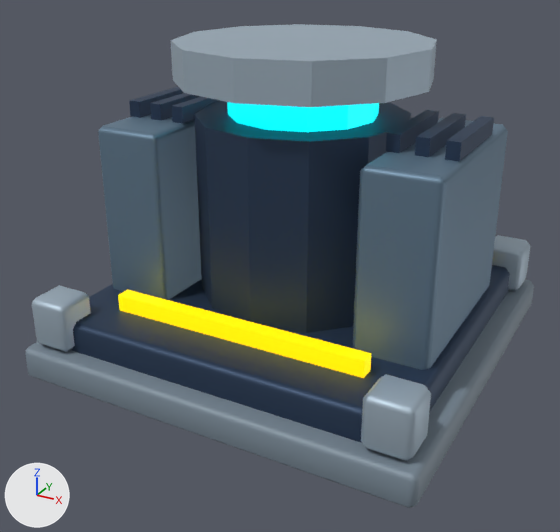
What one commit did to the glTF model assets/models/generator.glb.
Camera for both pictures: a camera (50 mm lens) standing at (2.34, -4.57, 2.84) and looking at (-0.05, -0.23, 0.68). Lighting does not change. The marker at lower left points along +X, +Y and +Z. The first picture is the older version.

The older version as bpy lines, for what is in view:
```python
ob_cooling_fin_001 = bpy.data.objects.new('Cooling fin.001', me_cube_057)
ob_cooling_fin_001.location = (-0.95, 0.0, 1.68)
ob_cooling_fin_002 = bpy.data.objects.new('Cooling fin.002', me_cube_058)
ob_cooling_fin_002.location = (-0.77, 0.0, 1.68)
ob_cooling_fin_003 = bpy.data.objects.new('Cooling fin.003', me_cube_060)
ob_cooling_fin_003.location = (0.77, 0.0, 1.68)
ob_cooling_fin_004 = bpy.data.objects.new('Cooling fin.004', me_cube_061)
ob_cooling_fin_004.location = (0.95, 0.0, 1.68)
ob_cooling_fin_005 = bpy.data.objects.new('Cooling fin.005', me_cube_062)
ob_cooling_fin_005.location = (1.13, 0.0, 1.68)
ob_corner_lock_002 = bpy.data.objects.new('Corner lock.002', me_cube_053)
ob_corner_lock_002.location = (1.19, 1.19, 0.42)
ob_flux_vessel = bpy.data.objects.new('Flux vessel', me_cylinder_004)
ob_flux_vessel.location = (0.0, 0.0, 1.0)
ob_foundation = bpy.data.objects.new('Foundation', me_cube_047)
ob_foundation.location = (0.0, 0.0, 0.12)
ob_undercarriage = bpy.data.objects.new('Undercarriage', me_cube_048)
ob_undercarriage.location = (0.0, 0.0, 0.32)
# also in view: 'Cooling pack.001' at (0.95, 0.0, 1.0); 'Copper bus.001' at (0.0, -0.9, 0.5); 'Reactor cap' at (0.0, 0.0, 2.05); 'Cooling pack' at (-0.95, 0.0, 1.0); 'Corner lock.001' at (-1.19, -1.19, 0.42)
```
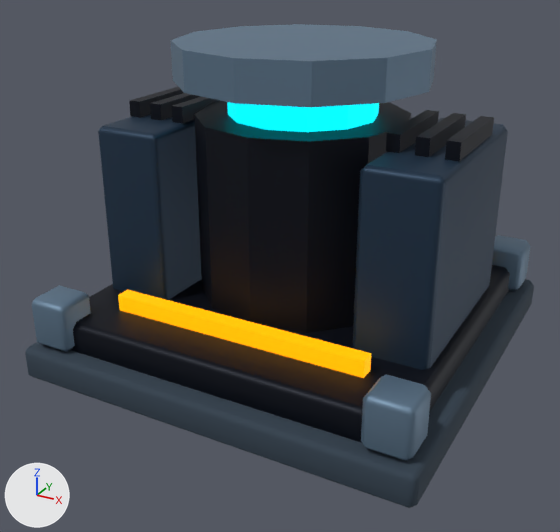
Where the change shows, as pixel boxes [x1, y1, x2, y2] in the pictures (560 x 532 px):
```json
{"object": "Flux vessel", "change": "recoloured", "before": [194, 101, 411, 333], "after": [194, 101, 411, 333], "on screen": "dark blue to black"}
{"object": "Cooling pack.001", "change": "recoloured", "before": [353, 118, 508, 370], "after": [353, 118, 508, 370], "on screen": "blue to dark blue"}
{"object": "Foundation", "change": "recoloured", "before": [25, 279, 534, 508], "after": [25, 279, 534, 508], "on screen": "greyish blue to dark blue"}
{"object": "Undercarriage", "change": "recoloured", "before": [71, 265, 510, 443], "after": [71, 265, 510, 443], "on screen": "darker"}
{"object": "Reactor cap", "change": "recoloured", "before": [171, 24, 437, 108], "after": [171, 24, 437, 108], "on screen": "light grey to blue"}
{"object": "Cooling pack", "change": "recoloured", "before": [98, 114, 202, 300], "after": [98, 114, 202, 300], "on screen": "blue to dark blue"}
{"object": "Copper bus.001", "change": "recoloured", "before": [118, 289, 371, 378], "after": [118, 289, 371, 378]}
{"object": "Corner lock.003", "change": "recoloured", "before": [361, 374, 431, 461], "after": [361, 374, 431, 461], "on screen": "darker"}
{"object": "Corner lock.001", "change": "recoloured", "before": [32, 285, 91, 352], "after": [32, 285, 91, 352], "on screen": "darker"}
{"object": "Corner lock.002", "change": "recoloured", "before": [492, 235, 531, 291], "after": [492, 235, 531, 291], "on screen": "darker"}
{"object": "Cooling fin.005", "change": "recoloured", "before": [445, 116, 494, 161], "after": [445, 116, 494, 161], "on screen": "dark blue to black"}
{"object": "Cooling fin.004", "change": "recoloured", "before": [415, 113, 466, 157], "after": [415, 113, 466, 157], "on screen": "dark blue to black"}
{"object": "Cooling fin.003", "change": "recoloured", "before": [386, 110, 439, 153], "after": [386, 110, 439, 153], "on screen": "dark blue to black"}
{"object": "Cooling fin.002", "change": "recoloured", "before": [172, 97, 220, 123], "after": [172, 97, 220, 123], "on screen": "darker"}
{"object": "Cooling fin", "change": "recoloured", "before": [129, 87, 184, 118], "after": [129, 87, 184, 118], "on screen": "dark blue to black"}
{"object": "Cooling fin.001", "change": "recoloured", "before": [150, 93, 201, 120], "after": [150, 93, 201, 120], "on screen": "dark blue to black"}
```

Edits to the scene script, one JSON object a line:
```json
{"op": "set", "path": "mat_concrete.base_color", "old": "(0.204, 0.263, 0.318)", "new": "(0.0343, 0.0561, 0.0823)", "note": "greyish blue #7d8c99 -> dark blue #344351"}
{"op": "set", "path": "mat_dark.base_color", "old": "(0.0314, 0.0588, 0.114)", "new": "(0.00243, 0.00478, 0.0123)", "note": "dark blue #32455f -> black #080f1d"}
{"op": "set", "path": "mat_edge.base_color", "old": "(0.412, 0.51, 0.596)", "new": "(0.141, 0.223, 0.314)", "note": "light grey #acbdcb -> blue #698298"}
{"op": "set", "path": "mat_armor.base_color", "old": "(0.149, 0.235, 0.322)", "new": "(0.0194, 0.0452, 0.0844)", "note": "blue #6c859a -> dark blue #263c52"}
{"op": "set", "path": "mat_amber.emission_color", "old": "(1.0, 0.667, 0.0)", "new": "(1.0, 0.402, 0.0)", "note": "yellow #ffd500 -> orange #ffaa00"}
```
